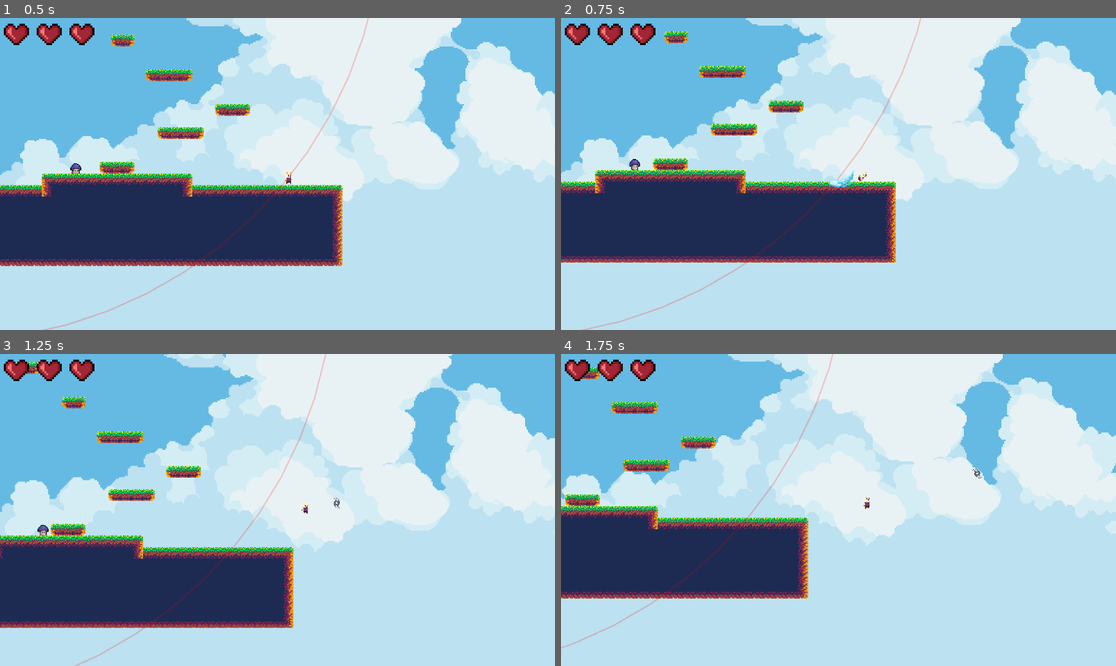
Above: before the commit, frames 1-4 (two rows, left to right).
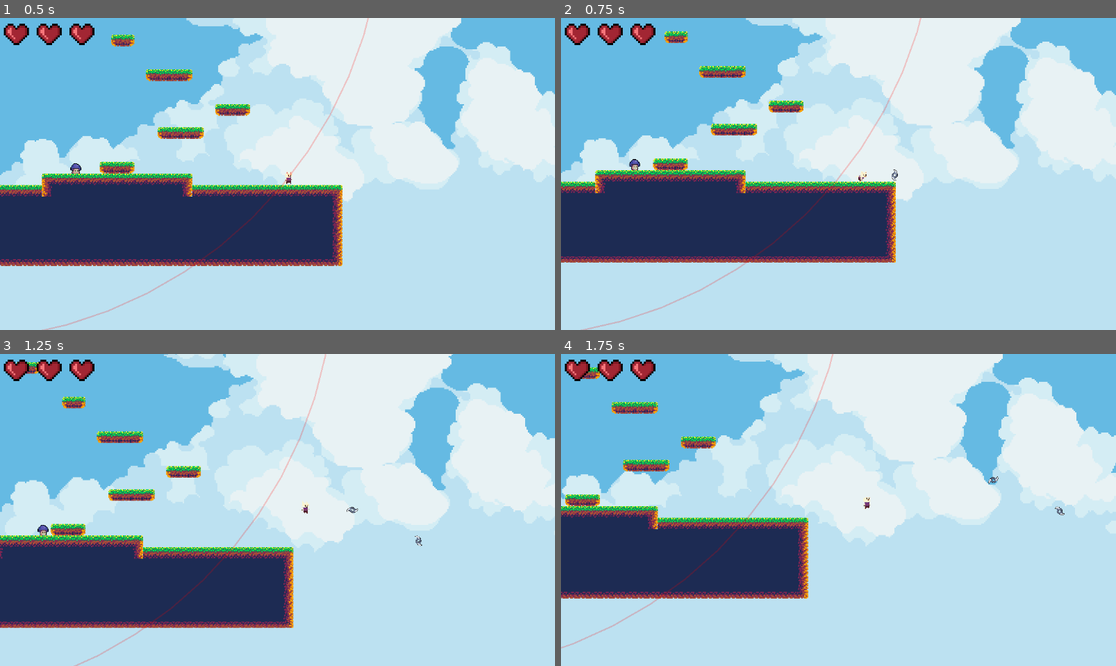
Above: after the commit, the same moments.

Repository: kenji-vitor/Platform-2D-in-Godot
Game: Godot game, scene res://Scenes/Stage1.tscn
The game is run twice, just before and just after one commit, with the same random seed, the same clock (stepped at 60 frames per second) and the same inputs. Sound files missing from this copy of the repository are replaced by a short silence.
Inputs:
- Up to frame 1 (0.5 s): no input
- Up to frame 2 (0.75 s): tap Enter at 0.5 s; hold D (move_right) from 0.53 s (still down); hold G (shoot) from 0.53 s (still down)
- Up to frame 3 (1.25 s): keep holding D (move_right); keep holding G (shoot); tap Space (jump) at 0.77 s; tap H (swap_weapon) at 0.8 s
- Up to frame 4 (1.75 s): keep holding D (move_right); release G (shoot) at 1.28 s; tap H (swap_weapon) at 1.35 s; tap Space (jump) at 1.52 s; tap 1 at 1.55 s

Frame 1 is identical in both runs. In frame 2, 0.1% of the frame differs, in the area x 48-61%, y 48-55%; in frame 3, less than 0.1%; in frame 4, less than 0.1%.

Commit message:
fixed invisible attack spam

Diff:
--- a/Scripts/game_manager.gd
+++ b/Scripts/game_manager.gd
@@ -169,6 +169,8 @@
 			is_slippery = true
 		"is_autorunning":
 			is_autorunning = true
+		"is_invincible":
+			is_invincible = true
 	print("Modificador ativo: {0} por {1}s".format([mod_name,duration]))
 	var current_session = active_modifier_session
 	await get_tree().create_timer(duration).timeout
--- a/Scripts/player.gd
+++ b/Scripts/player.gd
@@ -20,7 +20,8 @@
 var is_knockback = false
 
 @onready var attack_point = $ShootPoint
-var current_weapon = 3
+var current_weapon = 1
+var previous_weapon = 1
 
 const DEFAULT_MAX_JUMPS = 2
 @export var max_jumps: int = DEFAULT_MAX_JUMPS
@@ -145,14 +146,33 @@
 			if jump_left > 0 or jump_forgiveness_counter > 0.0:
 				if not is_on_floor() and jump_forgiveness_counter > 0.0 and jump_left == max_jumps:
 					jump_forgiveness_counter = 0.0
-
 				jump()
 
-	if Input.is_action_just_pressed("swap_weapon"):
-		swap_weapon()
+	#if Input.is_action_just_pressed("swap_weapon"):
+		#swap_weapon()
 
 	if GameManager.is_action_just_pressed("run") and not GameManager.is_tank:
 		is_running = not is_running
+	if event is InputEventKey and event.pressed and not event.echo:
+		if can_swap:
+			if event.keycode == KEY_1 and current_weapon != 1:
+				previous_weapon = current_weapon
+				current_weapon = 1
+				swap_weapon()
+			elif event.keycode == KEY_2 and current_weapon != 2:
+				previous_weapon = current_weapon
+				current_weapon = 2
+				swap_weapon()
+			elif event.keycode == KEY_3 and current_weapon != 3:
+				previous_weapon = current_weapon
+				current_weapon = 3
+				swap_weapon()
+			elif event.keycode == KEY_Q and previous_weapon != current_weapon:
+				var temp = current_weapon
+				current_weapon = previous_weapon
+				previous_weapon = temp
+				swap_weapon()
+
 		# Tiro estático ou em movimento
 	#if GameManager.is_action_pressed("shoot") and not is_stealth_active:
 		#shoot()
@@ -171,9 +191,9 @@
 			active_weapon()
 		var base_speed: float = SPEED
 		if GameManager.is_s_speed:
-			print("S speed aplicado")
+			#print("S speed aplicado")
 			base_speed = SPEED * 3
-			print("Velocidade com s_speed: ",base_speed)
+			#print("Velocidade com s_speed: ",base_speed)
 			apply_camera_zoom(Vector2(2.0,2.0))
 		elif is_running:
 			base_speed = SPEED + 80.0
@@ -197,7 +217,7 @@
 			else:
 				GameManager.drunk_direction = 0.0
 			direction = GameManager.drunk_direction
-		if GameManager.is_invincible and not is_stealth_active:
+		if GameManager.is_invincible:
 			activate_stealth_mode()
 		if GameManager.is_tank:
 			target_max_speed /= 2
@@ -280,28 +300,33 @@
 
 
 func activate_stealth_mode(duration: float = randf_range(4.0,6.0))-> void:
+		if is_stealth_active:
+			return
 		is_stealth_active = true
 		set_stealth_state(true)
 		can_shoot = false
-		stealth_timer = get_tree().create_timer(duration)
-		await stealth_timer.timeout
+
+		await get_tree().create_timer(duration).timeout
+
 		set_stealth_state(false)
 		GameManager.is_invincible = false
 		is_stealth_active = false
-		can_shoot = true
+
+		await get_tree().create_timer(0.5).timeout
+
+		if is_inside_tree() and not is_dead and not is_respawning:
+			can_shoot = true
 
 func set_stealth_state(active: bool) -> void:
+	print("stealth state ativado")
 	is_invincible = active
-
 	if active:
 		player.modulate.a = 0.0
-
 		jump_mult = randf_range(0.85,1.3)
 		speed_mult = randf_range(0.6,1.3)
 	else:
 		if blink_tween and blink_tween.is_running():
 			blink_tween.kill()
-
 		player.modulate.a = 1.0
 		jump_mult = 1.0
 		speed_mult = 1.0
@@ -405,9 +430,9 @@
 func swap_weapon() -> void:
 	if not can_swap:
 		return
-	current_weapon = 1# if current_weapon == 1 else 1
+	#current_weapon = 1# if current_weapon == 1 else 1
 	can_swap = false
-	get_tree().create_timer(1.0).timeout.connect(func(): can_swap = true)
+	get_tree().create_timer(0.3).timeout.connect(func(): can_swap = true)
 
 func active_weapon() -> void:
 	if not can_shoot:
@@ -419,6 +444,8 @@
 			shoot_weapon2()
 		3:
 			attack_weapon3()
+
+
 func play_weapon_sfx():
 	if sfx_weapon_variations.size() > 0:
 		var random_sound = sfx_weapon_variations.pick_random()
@@ -431,23 +458,29 @@
 	var weapon_temp = weapon_scene.instantiate()
 	var bullet_limit = weapon_temp.bullet_limit if "bullet_limit" in weapon_temp else INF
 	var cd = weapon_temp.weapon_cooldown
-	weapon_temp.queue_free()
+	#weapon_temp.queue_free()
+	if is_ranged and current_bullets >= bullet_limit:
+		_shoot_bullet(weapon_scene)
 	if GameManager.is_glass_cannon:
 		cd = maxf(0.08,cd * 0.60)
-		print(cd)
-	if is_ranged and current_bullets >= bullet_limit:
-		return false
 	can_shoot = false
+
 	get_tree().create_timer(cd).timeout.connect(
-		func(): can_shoot = true,
+		func():
+			if is_inside_tree() and not is_dead and not is_respawning and not is_stealth_active:
+				can_shoot = true,
 		CONNECT_ONE_SHOT
 	)
 	play_weapon_sfx()
 	if is_ranged and auto_shoot_bullet:
+		weapon_temp.queue_free()
 		_shoot_bullet(weapon_scene)
 	elif not is_ranged:
+		weapon_temp.queue_free()
 		_attack_melee(weapon_scene)
 	return true
+
+
 func shoot_weapon1() -> void:
 	_execute_weapon_attack(weapon1_scene,true)
 
@@ -715,7 +748,6 @@
 	# 1. Reseta modificadores do jogo e seleções no GameManager
 	GameManager.reset_modifiers()
 	#GameManager.trigger_modifier_selection()
-
 	# 2. Reseta estados físicos e controles do Player
 	max_health = DEFAULT_MAX_HEALTH
 	jump_left = max_jumps
